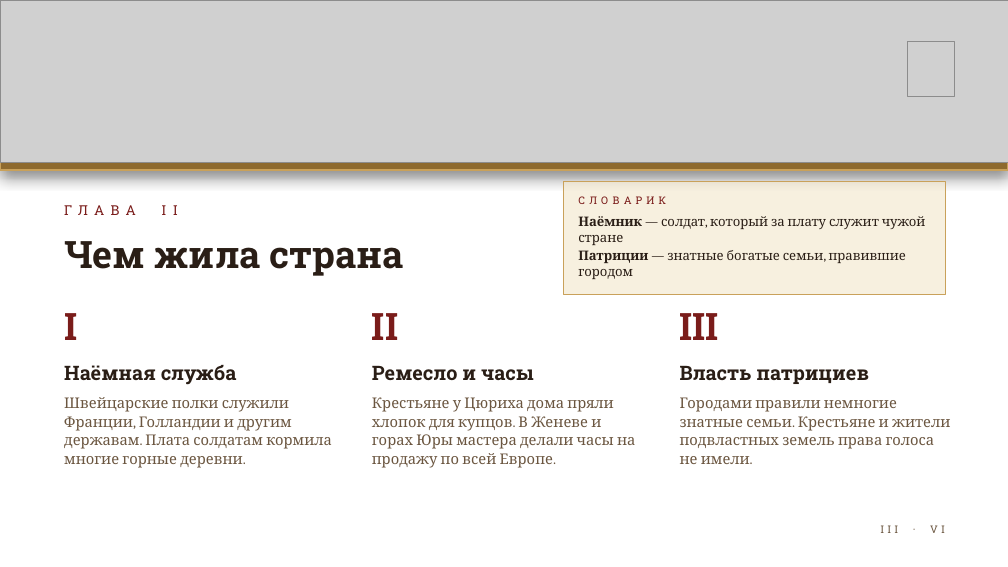
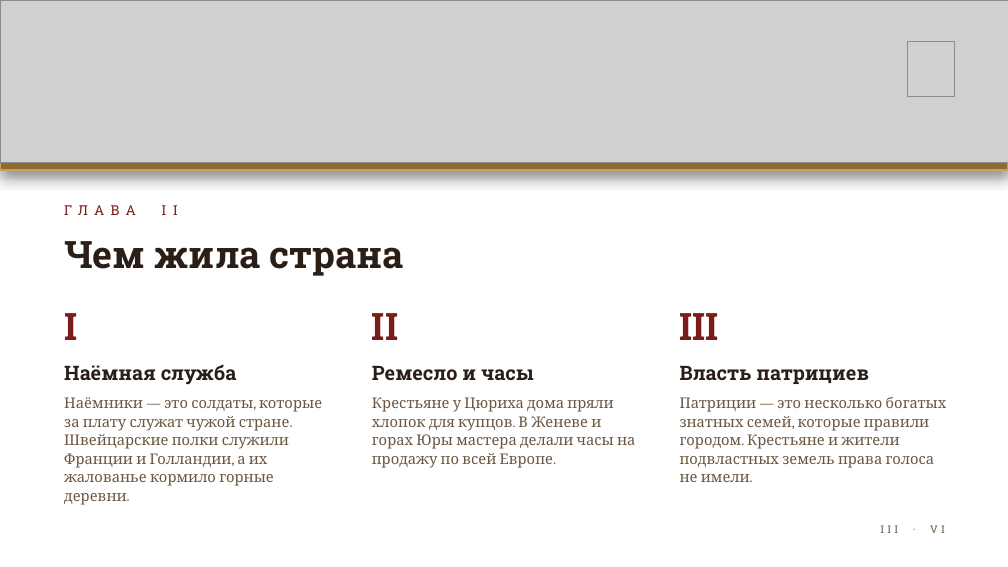
Before and after one commit to kir11evglen12-design/aromio, a slide deck: slide 3 of presentation/Helvetia.pptx. Drawn at 1008x567 pixels with LibreOffice and Linux fonts; fonts in the diff are those of the drawing; grey boxes stand for pictures; background and template pictures are left out. Boxes give left, top, right and bottom in pixels: in the first picture for what was removed or moved away, otherwise in the second. Text is boxed around its words. In the diff, an @@ line names an element or a change of style, - is before the commit and + after.

```diff
--- a/presentation/Helvetia.pptx
+++ b/presentation/Helvetia.pptx
@@ rectangle removed at (563,181,945,295) @@
@@ text removed at (578,196,666,204) @@
-СЛОВАРИК
@@ text removed at (578,216,926,279) @@
-Наёмник — солдат, который за плату служит чужой стране
-Патриции — знатные богатые семьи, правившие городом
@@ text at (64,397,322,505): text changed @@
-Швейцарские полки служили Франции, Голландии и другим державам. Плата солдатам кормила многие горные деревни.
+Наёмники — это солдаты, которые за плату служат чужой стране. Швейцарские полки служили Франции и Голландии, а их жалованье кормило горные деревни.
@@ text at (680,397,947,482): text changed @@
-Городами правили немногие знатные семьи. Крестьяне и жители подвластных земель права голоса не имели.
+Патриции — это несколько богатых знатных семей, которые правили городом. Крестьяне и жители подвластных земель права голоса не имели.
```
Also in this commit, not shown: 3 other slides changed, 2 other files.
